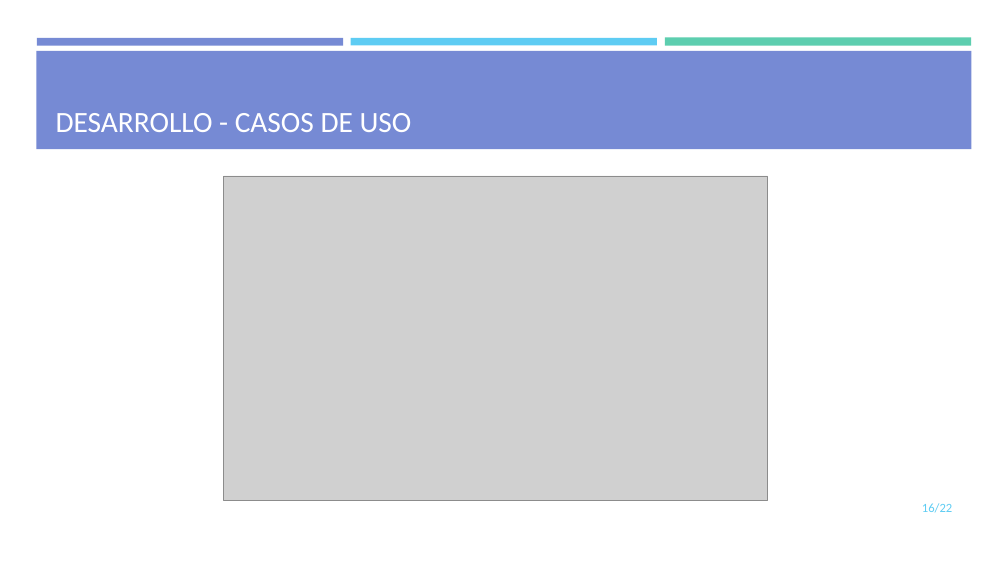
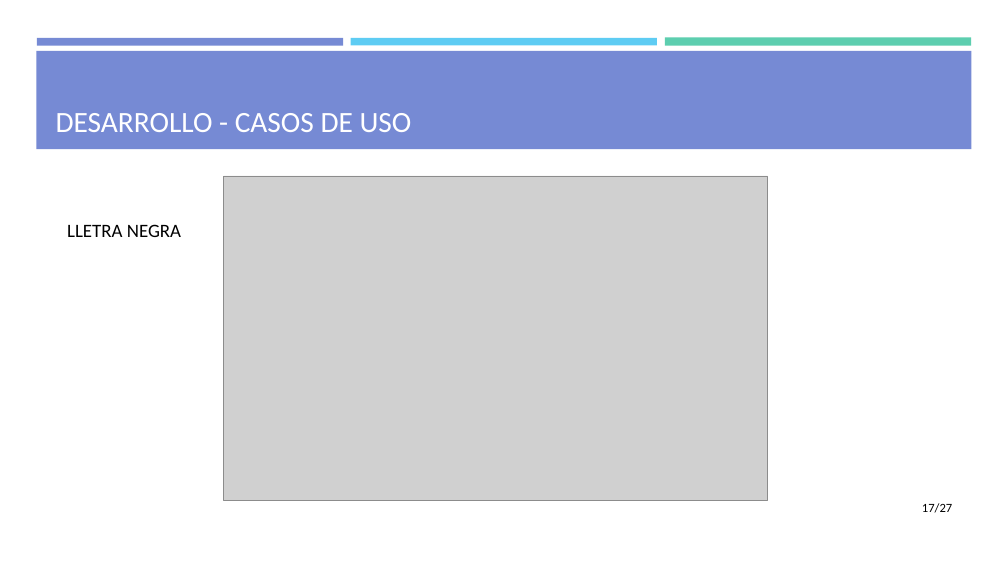
Before and after one commit to mdlunag/tfg, a slide deck: slide 17 of tfg_presentacio.pptx (slide 16 before the commit). Drawn at 1008x567 pixels with LibreOffice and Linux fonts; fonts in the diff are those of the drawing; grey boxes stand for pictures. Boxes give left, top, right and bottom in pixels: in the first picture for what was removed or moved away, otherwise in the second. Text is boxed around its words. In the diff, an @@ line names an element or a change of style, - is before the commit and + after.

```diff
--- a/tfg_presentacio.pptx
+++ b/tfg_presentacio.pptx
@@ text added at [67, 224, 181, 237], 18 pt, text #000000 @@
+LLETRA NEGRA
@@ page number at [922, 503, 952, 513]: text changed; text colour #5ECCF3 to #000000 @@
-16/22
+17/27
```
Also in this commit, not shown: 19 other slides changed, 5 slides added, 1 other file.
